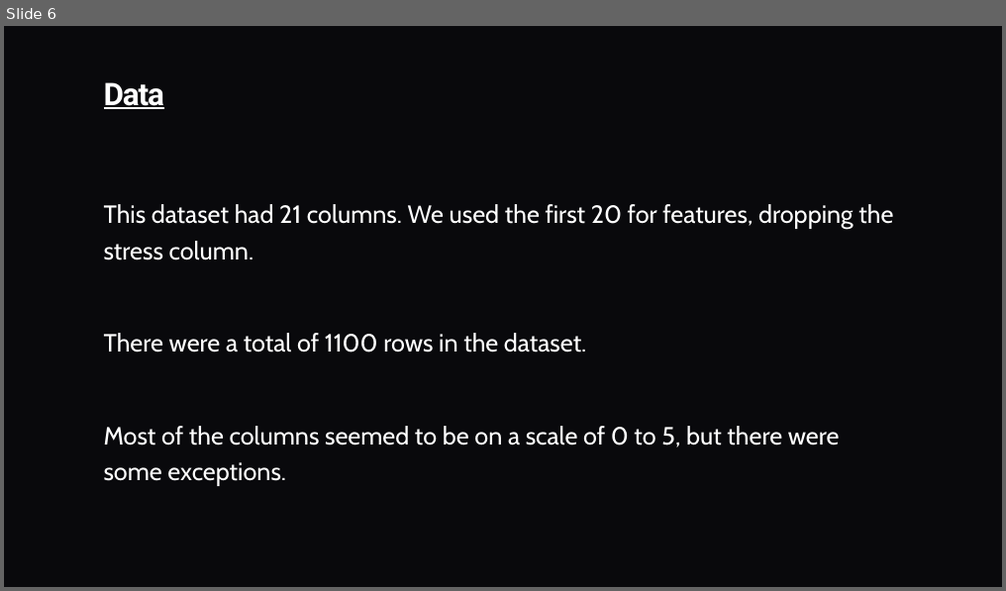
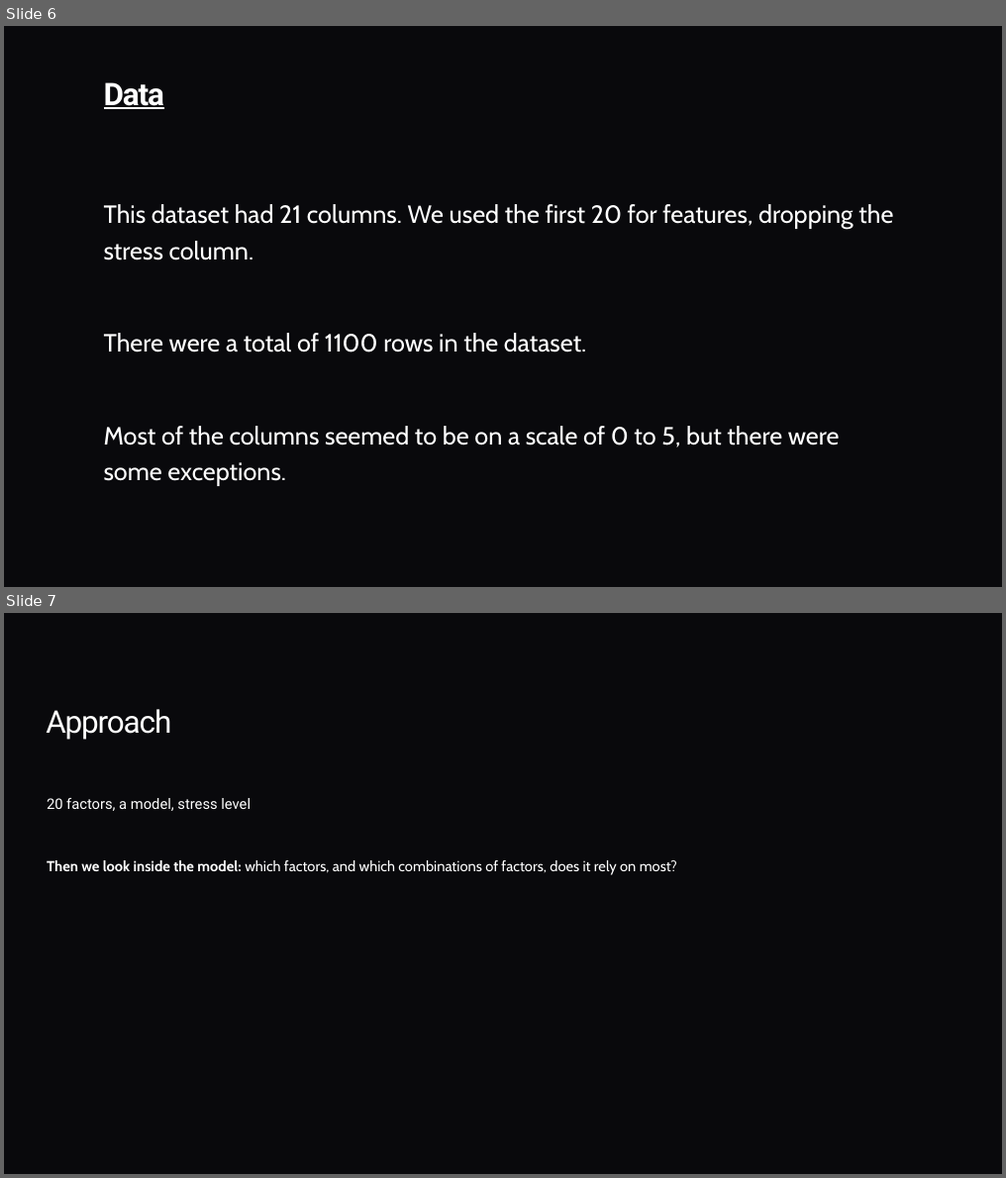
Before and after one commit to stran9682/capstone_571, a slide deck: Capstone_Team2.pptx. Shown one above the other, each under a label of ours: slide 6 before the commit, slides 6 and 7 after it. The pictures are 1006x591 and 1006x1178 pixels, drawn with LibreOffice and Linux fonts; fonts in the diff are those of the drawing. Boxes give left, top, right and bottom in pixels: in the first picture for what was removed or moved away, otherwise in the second. Text is boxed around its words. In the diff, an @@ line names an element or a change of style, - is before the commit and + after.

Commit message:
SVM model and pptx update (Solution)

```diff
--- a/Capstone_Team2.pptx
+++ b/Capstone_Team2.pptx
@@ slide 7 added at bbox=[4, 613, 1002, 1174], background #09090C @@
@@ title added at bbox=[46, 709, 171, 740], 30 pt, text #FFFFFF @@
+Approach
@@ text added at bbox=[47, 798, 677, 875], 14 pt, text #FFFFFF @@
+20 factors, a model, stress level
+Then we look inside the model: which factors, and which combinations of factors, does it rely on most?
```
Also in this commit, not shown: 4 other slides added, 9 other files.
